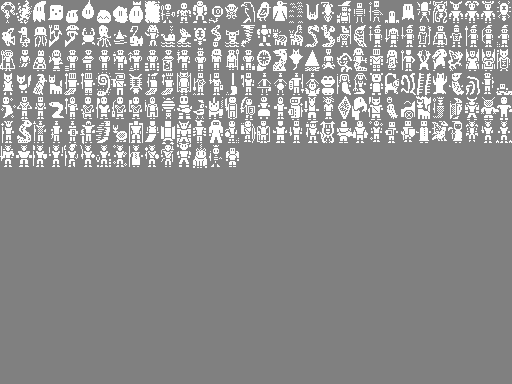
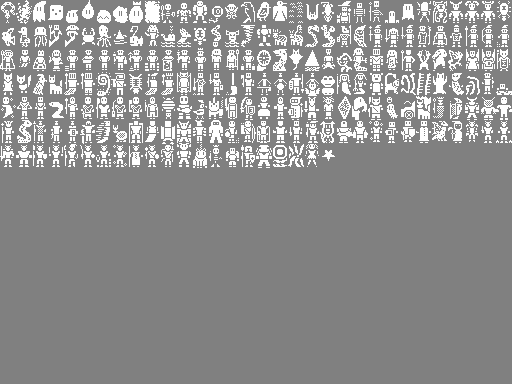
Comparing the layer stacks of the two 512 x 384 images. Changes:
painted on "Background" over [241, 144, 335, 168]
